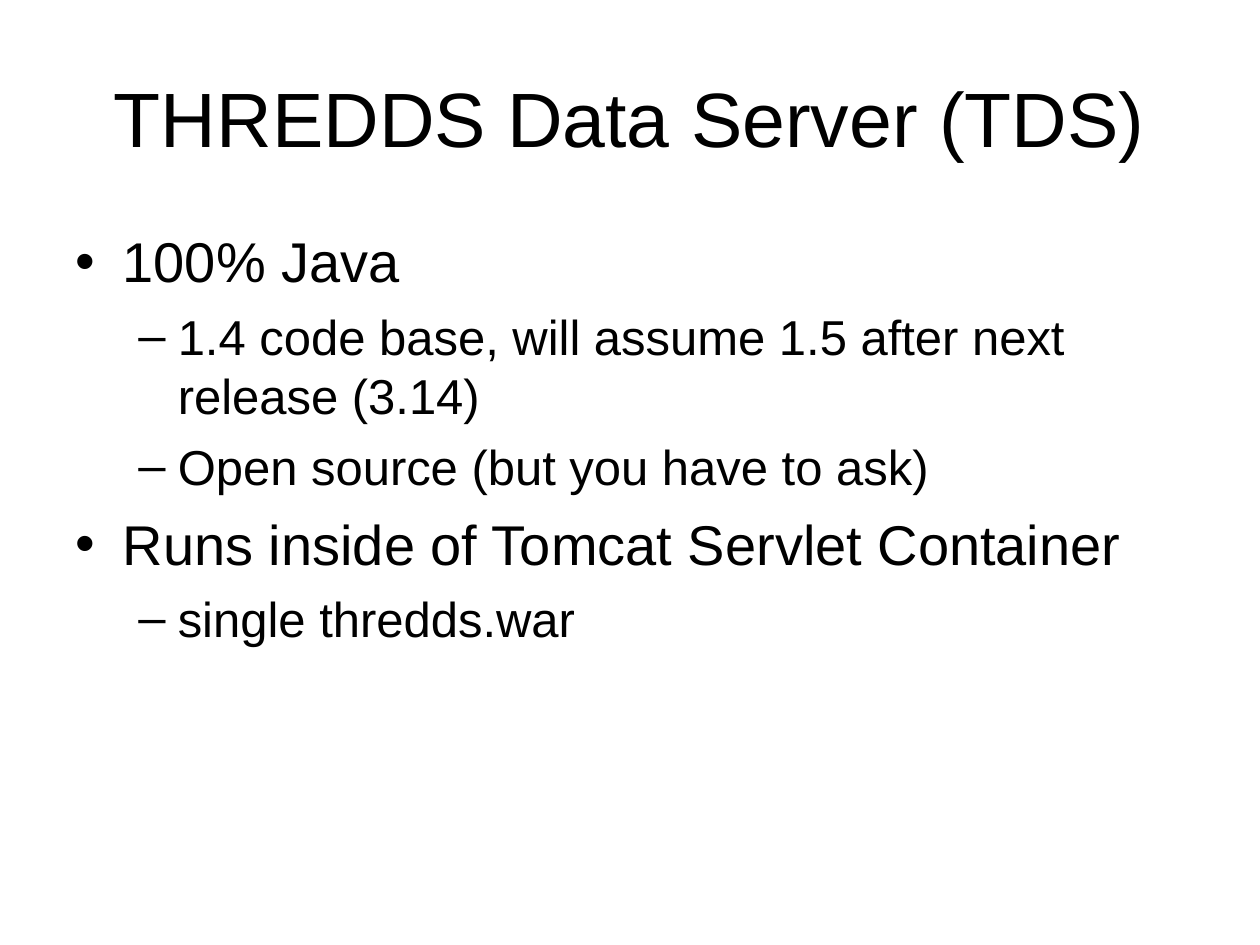
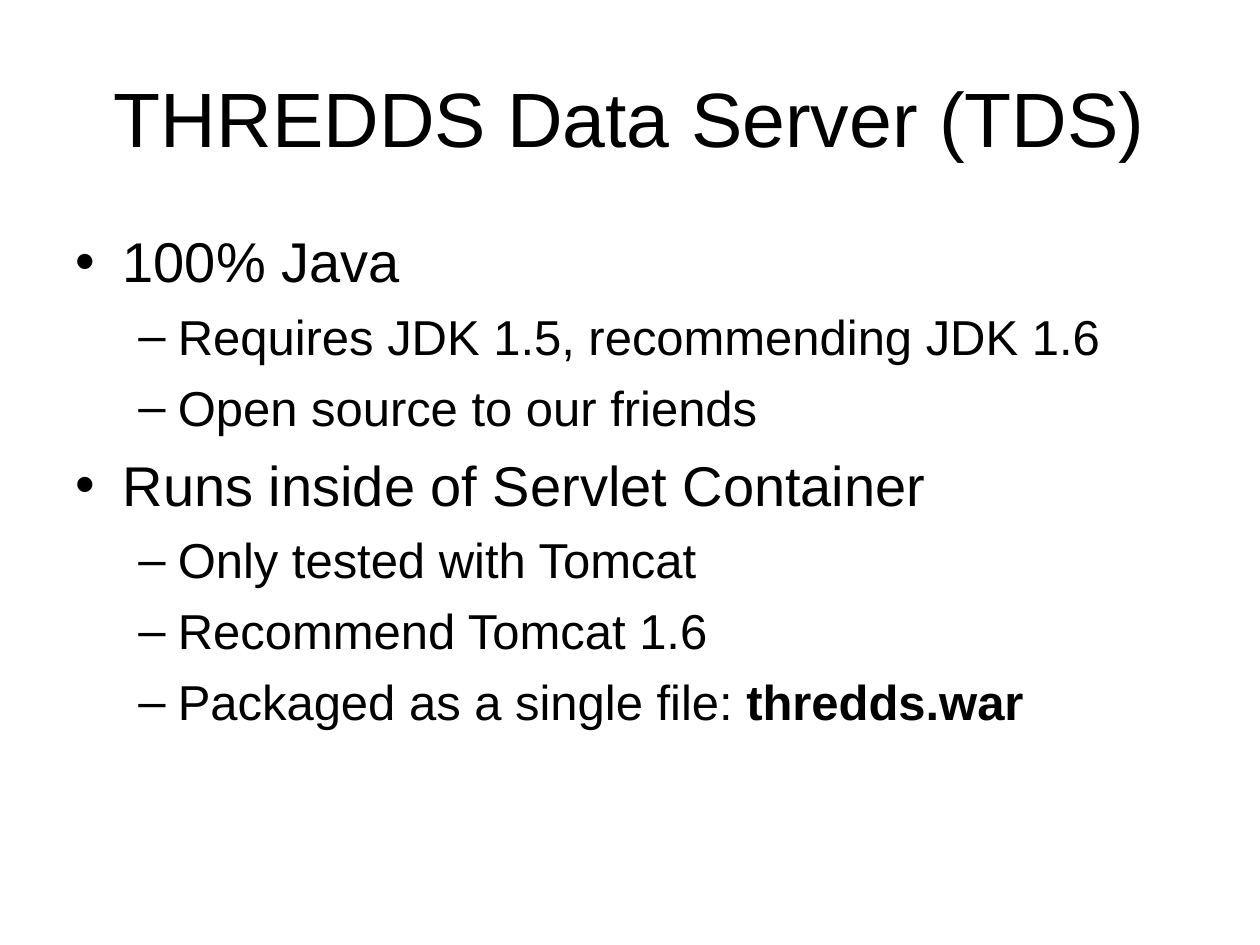
Before and after one commit to ooici-eoi/THREDDS, a slide deck: slide 2 of docs/web/thredds/tech/tutorial/TDSOverview.ppt. Drawn at 1260x945 pixels with LibreOffice and Linux fonts; fonts in the diff are those of the drawing; background and template pictures are left out. Boxes give left, top, right and bottom in pixels: in the first picture for what was removed or moved away, otherwise in the second. Text is boxed around its words. In the diff, an @@ line names an element or a change of style, - is before the commit and + after.

```diff
--- a/docs/web/thredds/tech/tutorial/TDSOverview.ppt
+++ b/docs/web/thredds/tech/tutorial/TDSOverview.ppt
@@ text at (123,319,1100,730): text changed @@
-  – 1.4 code base, will assume 1.5 after next release (3.14)
-  – Open source (but you have to ask)
-• Runs inside of Tomcat Servlet Container
-  – single thredds.war
+  – Requires JDK 1.5, recommending JDK 1.6
+  – Open source to our friends
+• Runs inside of Servlet Container
+  – Only tested with Tomcat
+  – Recommend Tomcat 1.6
+  – Packaged as a single file: thredds.war
```
Also in this commit, not shown: 9 other slides changed, 4 slides added, 1 slide removed, 16 other files.
